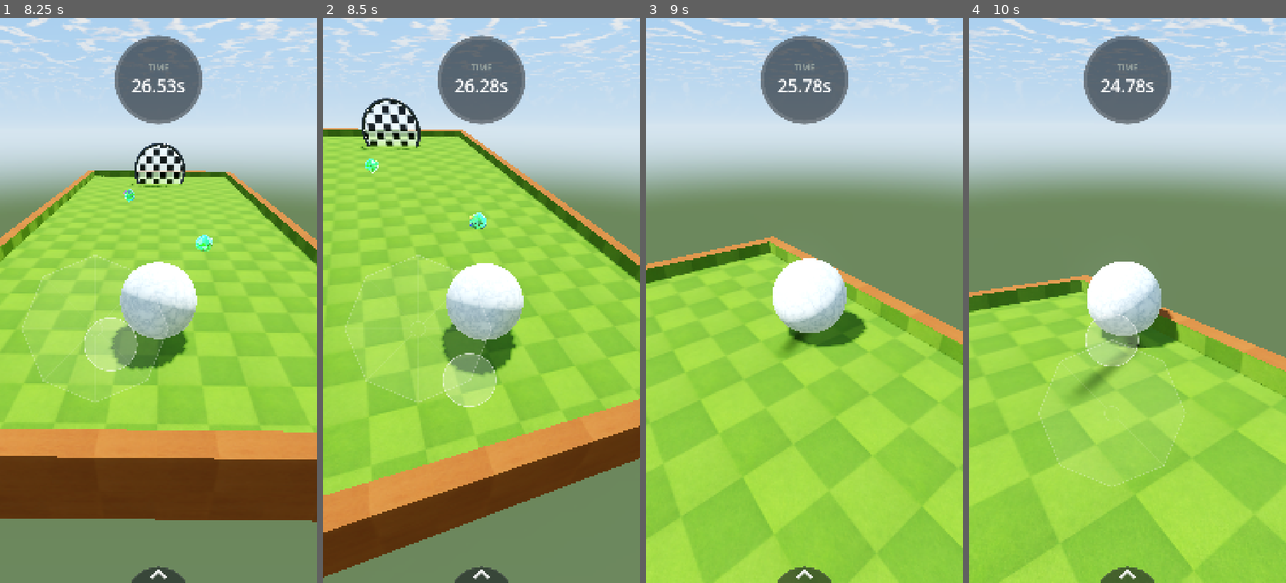
Above: before the commit, frames 1-4 (left to right).
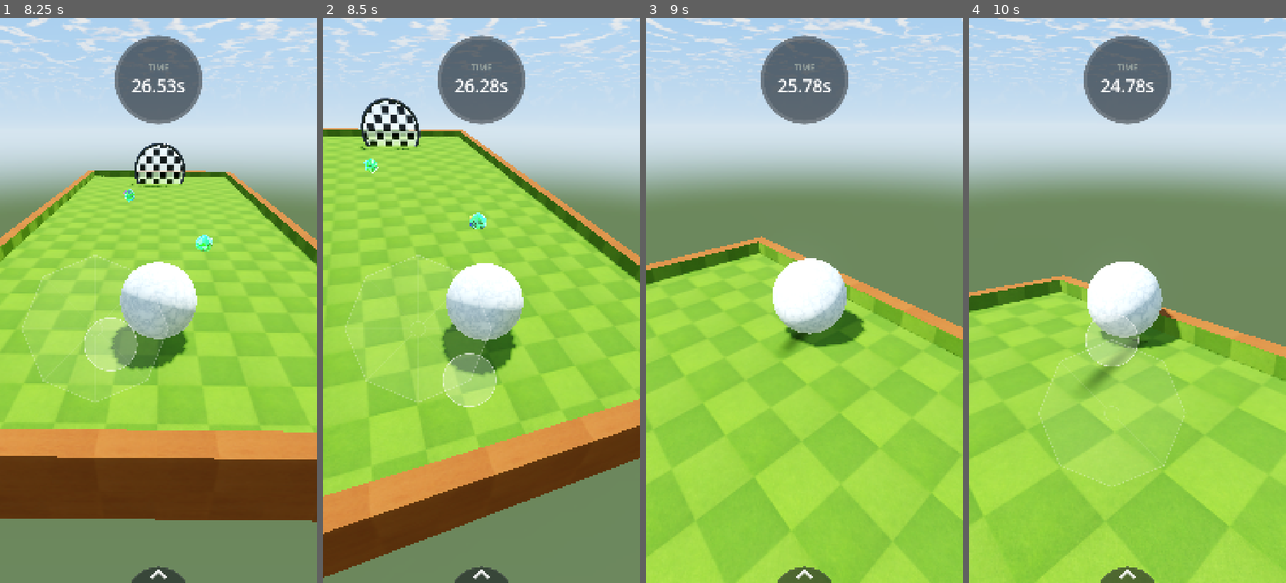
Above: after the commit, the same moments.

Repository: benjaminoakeson/mobile-marbles
Game: Godot game, scene res://scenes/UI/main_menu.tscn
The game is run twice, just before and just after one commit, with the same random seed, the same clock (stepped at 60 frames per second) and the same inputs. Sound files missing from this copy of the repository are replaced by a short silence.
Inputs (mouse positions are in pixels of both pictures, inside the frame that each line leads up to):
- Up to frame 1 (8.25 s): click "PLAY" at 0.5 s; click "PLAY" at 1.25 s; click "Play" at 2 s; click (158, 577) at 2.75 s; click (117, 554) at 3.5 s; click (158, 560) at 4.25 s; click (158, 577) at 5 s; click (117, 554) at 5.75 s; click (117, 554) at 6.5 s; tap Enter at 7.25 s; move the mouse to (228, 272) at 7.27 s; click (228, 272) at 7.42 s; drag from (95, 328) to (142, 413) at 8.02 s
- Up to frame 2 (8.5 s): no input
- Up to frame 3 (9 s): move the mouse to (836, 176) at 8.77 s; click (836, 176) at 8.92 s
- Up to frame 4 (10 s): drag from (1111, 413) to (1032, 215) at 9.52 s

Frame 1 is identical in both runs. In frame 2, 0.6% of the frame differs, in the area x 0-100%, y 14-99%; in frame 3, 8.7%; in frame 4, 13%, in the area x 0-100%, y 0-100%.

Commit message:
Fixed goal glass

Diff:
--- a/scenes/goal_ring.tscn
+++ b/scenes/goal_ring.tscn
@@ -30,6 +30,7 @@
 size = Vector3(2.1, 0.07, 2.1)
 surface_material = ExtResource("6_pane")
 break_impulse = 10.0
+breaks_under_weight = true
 spokes = 9
 rings = 4
 
--- a/scenes/player.tscn
+++ b/scenes/player.tscn
@@ -31,8 +31,8 @@
 contact_monitor = true
 max_contacts_reported = 4
 script = ExtResource("5_player")
-grip = 0.0
-brake = 2.0
+grip = 1.0
+brake = 12.0
 coast_brake = 0.0
 
 [node name="PlayerCollider" type="CollisionShape3D" parent="." unique_id=739215703]
--- a/scripts/destructible_surface.gd
+++ b/scripts/destructible_surface.gd
@@ -2,9 +2,17 @@
 class_name DestructibleSurface
 extends StaticBody3D
 
-## A pane that gives way when the ball hits it hard enough, and comes apart the
-## way glass does: a web of cracks spreading from wherever it was struck, and
-## shards cut along those same cracks.
+## A pane that gives way when the ball hits it hard enough -- or leans on it long
+## enough -- and comes apart the way glass does: a web of cracks spreading from
+## wherever it was struck, and shards cut along those same cracks.
+##
+## Two ways through, because glass fails two ways. A BLOW is measured as an
+## impulse and decided the tick before it lands; see [member break_impulse]. A
+## LEAN is the ball shouldered into the pane and held there, with no speed in it
+## at all; see [member breaks_under_weight]. Both crack before they break, and
+## either can finish what the other started -- a pane crazed by a hit that fell
+## short can be pushed the rest of the way, which is the whole point of the
+## second route existing.
 ##
 ## Drop it under the Level body and set `size`. The collider and the pane you can
 ## see are both built from that one number, because they have to agree exactly --
@@ -155,6 +163,45 @@
 ## glass is weaker glass; the second hit does not have to be the first one again.
 @export_range(0.05, 1.0) var cracked_strength := 0.4
 
+## Whether leaning on the pane breaks it, given time, with no speed at all.
+##
+## The impulse above measures a BLOW, and a ball that arrives at a pane with
+## nothing left has struck it with nothing -- so a goal crept up to at walking
+## pace used to have to be backed away from and run at again, which is a fight
+## with the controls at the exact moment the level should be over.
+##
+## This is the other way glass fails: not struck, but leaned on. The ball settles
+## against the pane and it gives -- because the player is holding the stick into
+## it, or, on a pane lying flat, because the marble is sitting on it and that is
+## enough. See [method _press_on].
+##
+## OFF by default, and on for the goal ring. Mind that a pane lying FLAT with
+## this on will give way under a ball that simply stops on it, with no input at
+## all -- which is right for a goal laid down, and the end of using one as a
+## floor. A pane meant to be stood on should keep the blow and leave this alone.
+@export var breaks_under_weight := false
+
+## How close the ball has to be to count as leaning on the pane, on top of its
+## own reach.
+##
+## Much looser than [constant CONTACT_SLOP], which answers a different question.
+## That one is a hair, because it is deciding whether a ball travelling at the
+## glass is arriving THIS tick. This one is deciding whether a ball is resting
+## against it -- and a resting body does not sit flush: the solver holds it off
+## by its own collision margin, which in Godot is around 0.04 by default and more
+## once a contact is being pushed into. A hair is not enough to see that with.
+@export var lean_reach := 0.12
+
+## How long a full-stick push straight into the pane takes to crack it, and then
+## how long from cracked to broken, in seconds.
+##
+## Counted against how squarely and how hard the stick is pushed, so a shove at
+## an angle takes proportionally longer and a nudge longer still. Short enough
+## not to feel like a wait; long enough that brushing along the glass on the way
+## past never quietly wears it through.
+@export var lean_crack_time := 0.55
+@export var lean_break_time := 0.45
+
 ## What the ball keeps of its speed for going through.
 ##
 ## The pane is taken out of the world before the step that would have hit it, so
@@ -234,8 +281,17 @@
 @onready var _mesh: MeshInstance3D = $Mesh
 
 var _ball: RigidBody3D
+
+## What the player is steering, asked how hard they are pushing. Only wanted by
+## the lean; a pane that cannot break under weight never looks for it.
+var _steering: Node
 var _broken := false
 var _cracked := false
+
+## How long the ball has been pushed into the pane, in seconds of full-stick,
+## square-on push. Dropped the moment the push stops -- see
+## [method _lean_on_it].
+var _leaned := 0.0
 
 ## How far the ball reaches, so the pane knows when it is about to be touched
 ## rather than waiting to be told that it was.
@@ -281,6 +337,13 @@
 	_play_gravity = _ball.gravity_scale
 	_ball_radius = _measure_ball()
 
+	# Deferred, because a pane is a child of the very body it is looking for --
+	# the goal ring's glass sits two levels inside it -- and Godot readies
+	# children before their parents. Asked for here, the group is still empty and
+	# every pane in the game decides there is nothing steering it.
+	if breaks_under_weight:
+		_find_steering.call_deferred()
+
 
 func _physics_process(delta: float) -> void:
 	if Engine.is_editor_hint() or _ball == null:
@@ -292,33 +355,43 @@
 		return
 
 	var blow := _blow_coming(delta)
+
 	if blow <= 0.0:
 		# Away from the pane, across it, or nowhere near it. Whatever it does
 		# next is a new run at the glass.
 		_hit_answered = false
-		return
-
-	if _hit_answered:
-		return
-
-	var threshold := break_impulse * (cracked_strength if _cracked else 1.0)
-
-	if blow >= threshold:
-		_shatter(_ball.global_position)
-
-		# The whole cost of going through, and the only thing done to the ball.
-		# The pane is out of the world before the step that would have hit it,
-		# so there is no contact to survive: the ball carries straight on, a
-		# shade slower. Nothing here changes its heading, which is what keeps
-		# the chase camera pointed where it was already looking.
-		_ball.linear_velocity *= shatter_momentum_kept
-
-	elif cracks_before_breaking and not _cracked and blow >= break_impulse * crack_share:
-		# The pane held, so it is a wall like any other and the solver bounces
-		# the ball off it in its own time -- off the real angle it struck at,
-		# with the pane's own physics material. Nothing is added on top of that.
-		_craze(_ball.global_position)
-		_hit_answered = true
+
+	elif not _hit_answered:
+		var threshold := break_impulse * (cracked_strength if _cracked else 1.0)
+
+		if blow >= threshold:
+			_shatter(_ball.global_position)
+
+			# The whole cost of going through, and the only thing done to the
+			# ball. The pane is out of the world before the step that would have
+			# hit it, so there is no contact to survive: the ball carries
+			# straight on, a shade slower. Nothing here changes its heading,
+			# which is what keeps the chase camera pointed where it was already
+			# looking.
+			_ball.linear_velocity *= shatter_momentum_kept
+			return
+
+		if cracks_before_breaking and not _cracked and blow >= break_impulse * crack_share:
+			# The pane held, so it is a wall like any other and the solver
+			# bounces the ball off it in its own time -- off the real angle it
+			# struck at, with the pane's own physics material. Nothing is added
+			# on top of that.
+			_craze(_ball.global_position)
+			_hit_answered = true
+
+	# Every tick, whatever the speed said. A ball shouldered against the glass is
+	# NOT still: the solver pushes back on it as hard as the stick pushes in, so
+	# it reports a hair of closing speed for as long as it is held there. That
+	# reads as a blow -- a tiny one, far under any threshold -- and this used to
+	# sit in the `no blow` branch, where a ball being leaned on the pane could
+	# never reach it. Leaning is about contact and intent, not speed, so it is
+	# asked on its own terms rather than as the case left over when speed is nil.
+	_lean_on_it(delta)
 
 
 ## The blow the pane is about to take, or zero if it is about to take none.
@@ -344,8 +417,119 @@
 	if closing <= 0.0:
 		return 0.0
 
-	# Off the end of the pane: whatever the ball is doing, it is not doing it
-	# here. Its own reach is allowed for, so a hit on the very edge still counts.
+	if not _over_face(here, thin):
+		return 0.0
+
+	# Still short of the pane once this step has run. Nothing yet.
+	if _gap_to_face(here, thin) > closing * delta + CONTACT_SLOP:
+		return 0.0
+
+	return _ball.mass * closing
+
+
+## Finds what the player steers, once every node in the level has readied.
+func _find_steering() -> void:
+	var body := get_tree().get_first_node_in_group("level_body")
+	if body == null or not body.has_method("steer_direction"):
+		push_warning("DestructibleSurface: no steerable level body; this pane will not break under weight")
+		return
+
+	_steering = body
+
+
+## The ball leaning on the pane for another step, and the pane giving way if it
+## has been leaned on for long enough.
+##
+## Crack first, then break, exactly as a blow does -- so a pane that gives way
+## under weight still crazes on the way, and a player who cracked it with a hit
+## can finish it by simply pushing.
+##
+## The tally is dropped the moment the lean stops rather than bled away, because
+## what it is counting is one continuous push. Backing off and coming again is a
+## fresh attempt, which is the same thing `_hit_answered` says about blows.
+func _lean_on_it(delta: float) -> void:
+	if not breaks_under_weight:
+		return
+
+	var thin := _thin_axis()
+	var here := to_local(_ball.global_position)
+	var face := _face_normal() * (1.0 if here[thin] >= 0.0 else -1.0)
+
+	var press := _press_on(face, here, thin)
+	if press <= 0.0:
+		_leaned = 0.0
+		return
+
+	_leaned += delta * press
+
+	var needed := lean_break_time if _cracked else lean_crack_time
+	if _leaned < needed:
+		return
+
+	_leaned = 0.0
+
+	if _cracked or not cracks_before_breaking:
+		# Nothing is done to the ball's speed, unlike a blow going through. There
+		# is none to keep: it is standing still against the glass, and what moves
+		# it on is the same lean that broke the pane, now with nothing in the way.
+		_shatter(_ball.global_position)
+	else:
+		_craze(_ball.global_position)
+
+
+## How hard the ball is being pressed into the face, 0 to 1, and 0 when it is not
+## touching the pane at all.
+##
+## Two things press, and they are added because they are the same question
+## arriving by different routes: what is holding the ball against this pane.
+##
+## WEIGHT is the marble's own, straight down, put through the face. It is
+## everything for a pane lying flat and nothing for one stood on its edge -- which
+## is what lets a goal ring laid down give way under a ball simply sitting on it,
+## with the stick never touched.
+##
+## PUSH is the stick, which steers on the horizontal, so it is the exact mirror:
+## nothing for a flat pane, everything for an upright one. The two are
+## complementary by construction, and a pane at an angle takes a share of each.
+##
+## The push is read off the stick rather than off gravity, even though gravity is
+## what the stick leans and the two point the same way. Gravity alone would have
+## been the tidier answer, but the lean tops out at
+## `GravityTilt.max_lean_degrees` -- twenty degrees -- so a pane stood on its edge
+## could never be pressed harder than sin(20) = 0.34 however hard the player
+## shoved, and every time below would have meant three times itself. Split this
+## way, one means one on a pane at any angle.
+##
+## Speed is deliberately absent. A ball lying still on the glass, or held against
+## it with the stick square, is asking the pane for everything it can ask.
+func _press_on(face: Vector3, here: Vector3, thin: int) -> float:
+	if not _over_face(here, thin):
+		return 0.0
+
+	# Up against it. Deliberately NOT the tight slop the blow uses -- a body the
+	# solver is holding against another is held a margin off it, not flush. See
+	# [member lean_reach].
+	if _gap_to_face(here, thin) > lean_reach:
+		return 0.0
+
+	# Straight into the face is 1, along it is 0, away from it is nothing at all.
+	var weight := maxf(-Vector3.DOWN.dot(face), 0.0)
+
+	var push := 0.0
+	if _steering != null:
+		# Empty with the stick centred, and while the level is frozen -- so a
+		# pane is never worn through by a ball left parked against it after the
+		# level is over. Its length carries how far the stick is pushed, so a
+		# nudge takes longer than a shove.
+		var steer: Vector3 = _steering.steer_direction()
+		push = maxf(-steer.dot(face), 0.0)
+
+	return minf(weight + push, 1.0)
+
+
+## Whether the ball is over the pane's face at all, rather than off the end of
+## it. Its own reach is allowed for, so a hit on the very edge still counts.
+func _over_face(here: Vector3, thin: int) -> bool:
 	if shape == Shape.DISC:
 		# A disc is set into something -- a frame, a wall, the middle of a goal
 		# ring -- and its rim is buried in whatever that is. So the ball has to be
@@ -353,20 +537,20 @@
 		# within reach of the edge: out there it is going to meet the frame, and a
 		# pane that breaks when the ball was never going to touch it shatters
 		# under hits that visibly bounce off the ring.
-		if Vector2(here[(thin + 1) % 3], here[(thin + 2) % 3]).length() \
-				> maxf(_disc_radius() - _ball_radius, _disc_radius() * 0.1):
-			return 0.0
-	else:
-		for axis in [(thin + 1) % 3, (thin + 2) % 3]:
-			if absf(here[axis]) > size[axis] * 0.5 + _ball_radius:
-				return 0.0
-
-	# Still short of the pane once this step has run. Nothing yet.
-	var gap := absf(here[thin]) - size[thin] * 0.5 - _ball_radius
-	if gap > closing * delta + CONTACT_SLOP:
-		return 0.0
-
-	return _ball.mass * closing
+		return Vector2(here[(thin + 1) % 3], here[(thin + 2) % 3]).length() \
+				<= maxf(_disc_radius() - _ball_radius, _disc_radius() * 0.1)
+
+	for axis in [(thin + 1) % 3, (thin + 2) % 3]:
+		if absf(here[axis]) > size[axis] * 0.5 + _ball_radius:
+			return false
+
+	return true
+
+
+## How far the ball still has to travel to touch the face. Zero or less once it
+## is resting against the pane.
+func _gap_to_face(here: Vector3, thin: int) -> float:
+	return absf(here[thin]) - size[thin] * 0.5 - _ball_radius
 
 
 ## Breaks the pane where it stands. Public so a level can spring it from a switch
--- a/scripts/goal_ring.gd
+++ b/scripts/goal_ring.gd
@@ -179,18 +179,36 @@
 	_send_off(body, heading)
 
 
-## The way the ball was travelling as it came through the glass.
-##
-## Falls back to the way the ring faces, pointed away from wherever the ball is,
-## for the case that should not happen: a goal opened by a ball that is barely
-## moving. Sending it nowhere would leave it sitting in the ring.
+## The way the ball is to be sent: where it was already going, if that was
+## anywhere, and otherwise straight through the ring.
+##
+## The fallback is THROUGH -- from the side the ball is standing on, out the
+## other -- and not, as it was, further onto the side it is already on. That was
+## written for a ball which had passed through under its own steam and only
+## needed carrying onward, back when nothing could open a goal without arriving
+## at speed. A pane broken by leaning on it is opened with the ball still on the
+## near side and still still, and pointing it "onward" from there fires it
+## backwards out of the goal it just won.
+##
+## The speed is only trusted when it was going roughly the right way. A ball that
+## leaned the glass open has almost none, and what little it has is drift --
+## sideways, or a nudge back off the pane -- which normalises to a perfectly
+## confident direction and gets multiplied up to `minimum_exit_speed`. Half a
+## right angle is the bar: a genuine goal is taken nearly square, and anything
+## vaguer than that is noise the ring should not be steering by.
 func _heading_of(player: RigidBody3D) -> Vector3:
+	var through := ring.global_transform.basis.y.normalized()
+	var out := through
+	if through.dot(player.global_position - global_position) >= 0.0:
+		out = -through
+
 	var travelling := player.linear_velocity
 	if travelling.length_squared() > 0.01:
-		return travelling.normalized()
-
-	var through := ring.global_transform.basis.y.normalized()
-	return through if through.dot(player.global_position - global_position) >= 0.0 else -through
+		var heading := travelling.normalized()
+		if heading.dot(out) > 0.5:
+			return heading
+
+	return out
 
 
 ## One burst of confetti out of the ring, thrown the way the ball went, with its
Not shown: 1 places in scenes/player.tscn that only renumber resources
